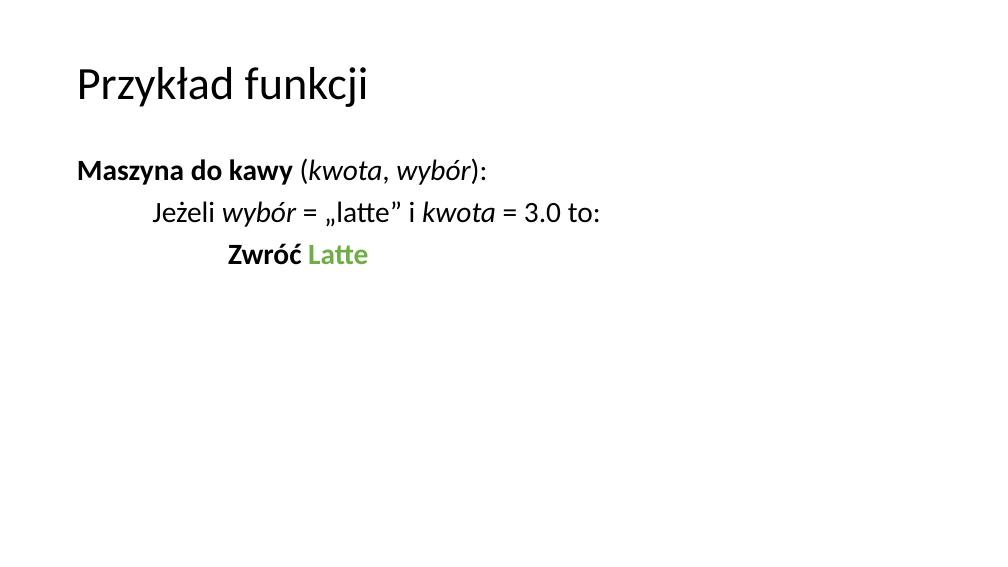
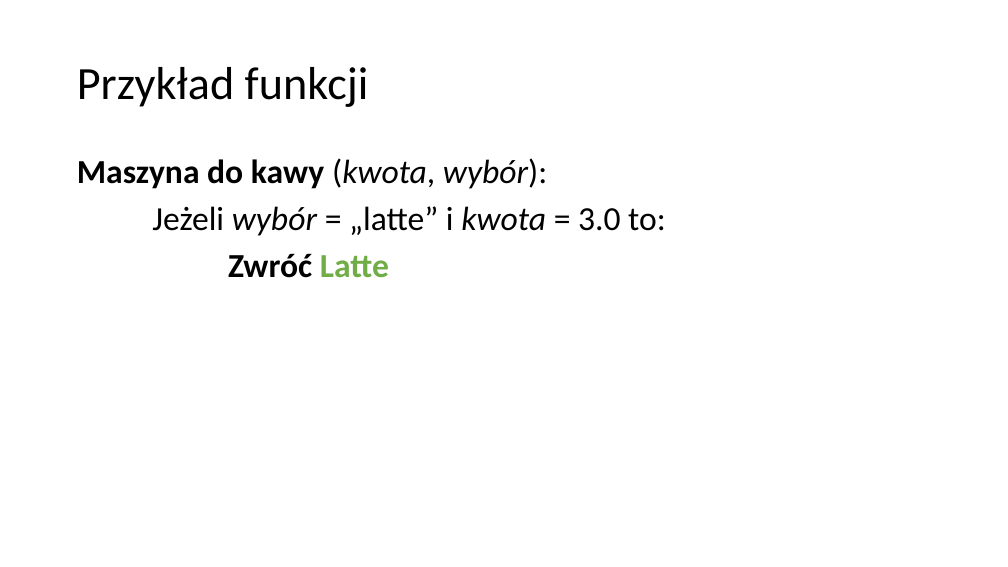
Before and after one commit to blackbat13/CS-HTiEW, a slide deck: slide 8 of Wprowadzenie do funkcji/I. Wprowadzenie do funkcji/Funkcje.pptx. Drawn at 1008x567 pixels with LibreOffice and Linux fonts; fonts in the diff are those of the drawing. Boxes give left, top, right and bottom in pixels: in the first picture for what was removed or moved away, otherwise in the second. Text is boxed around its words. In the diff, an @@ line names an element or a change of style, - is before the commit and + after.

Commit message:
Poprawiono prezentację o funkcjach. Dodano przykład porównujący funkcję z procedurą

```diff
--- a/Wprowadzenie do funkcji/I. Wprowadzenie do funkcji/Funkcje.pptx
+++ b/Wprowadzenie do funkcji/I. Wprowadzenie do funkcji/Funkcje.pptx
@@ text "Maszyna do kawy (kwota, wybór):" at [77,158,666,278]: size 28 to 32 pt @@
```
Also in this commit, not shown: 3 other slides changed, 2 slides added.
